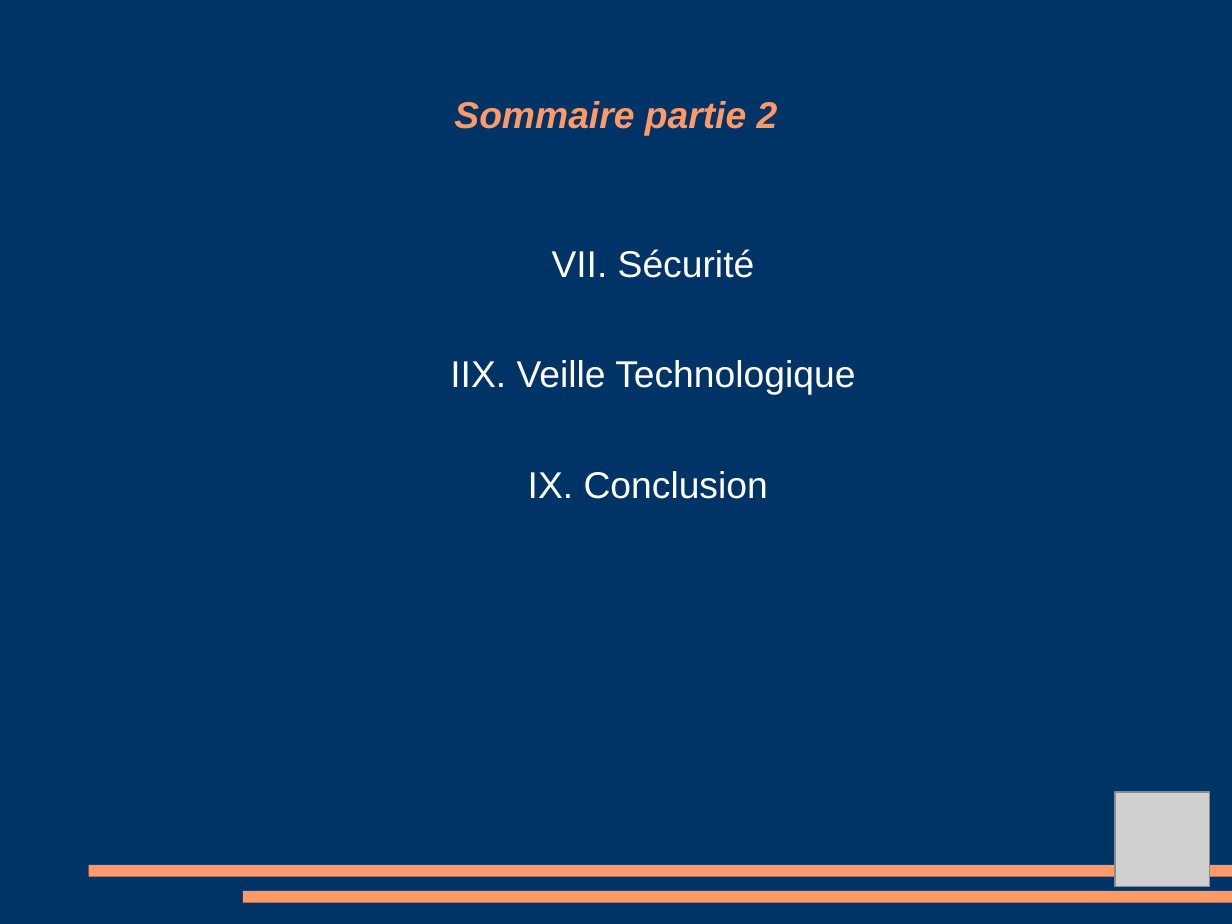
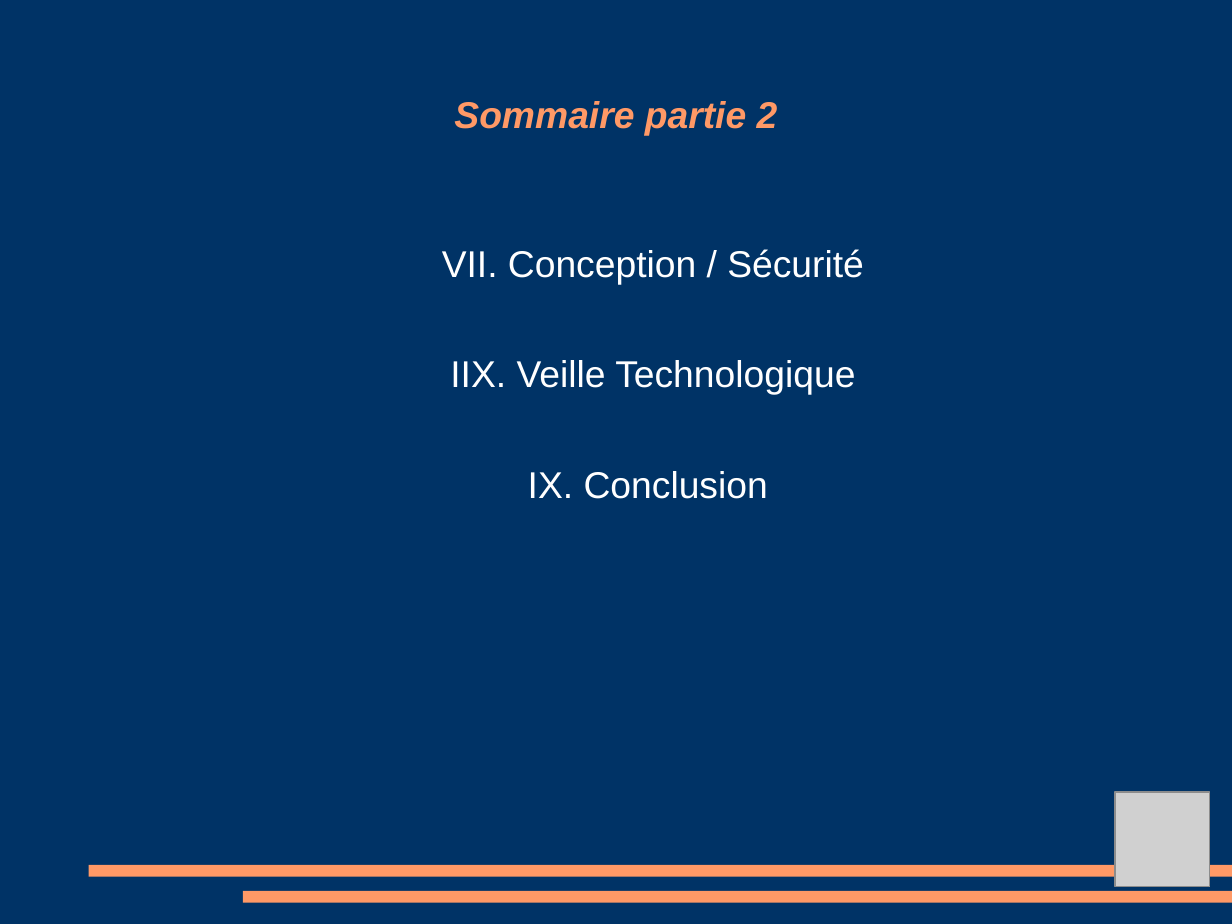
Before and after one commit to Amoun82/Librairy, a slide deck: slide 3 of Debut projet diplome/Projet Diapo.odp. Drawn at 1232x924 pixels with LibreOffice and Linux fonts; fonts in the diff are those of the drawing; grey boxes stand for pictures. Boxes give left, top, right and bottom in pixels: in the first picture for what was removed or moved away, otherwise in the second. Text is boxed around its words. In the diff, an @@ line names an element or a change of style, - is before the commit and + after.

```diff
--- a/Debut projet diplome/Projet Diapo.odp
+++ b/Debut projet diplome/Projet Diapo.odp
@@ text at bbox=[442, 249, 864, 284]: text changed @@
-VII. Sécurité
+VII. Conception / Sécurité
```
Also in this commit, not shown: 7 other slides changed, 3 slides added, 2 slides removed, 1 other file.
